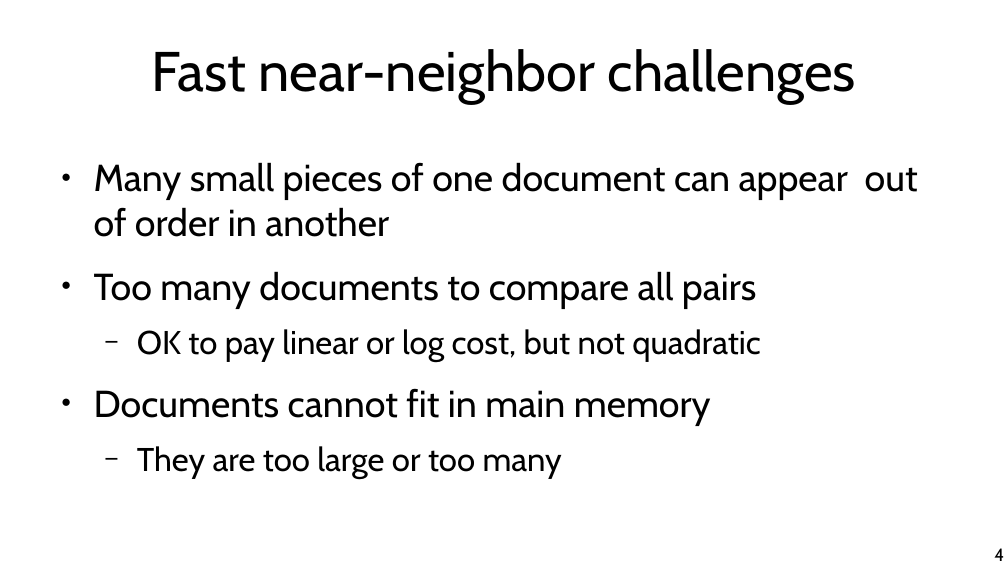
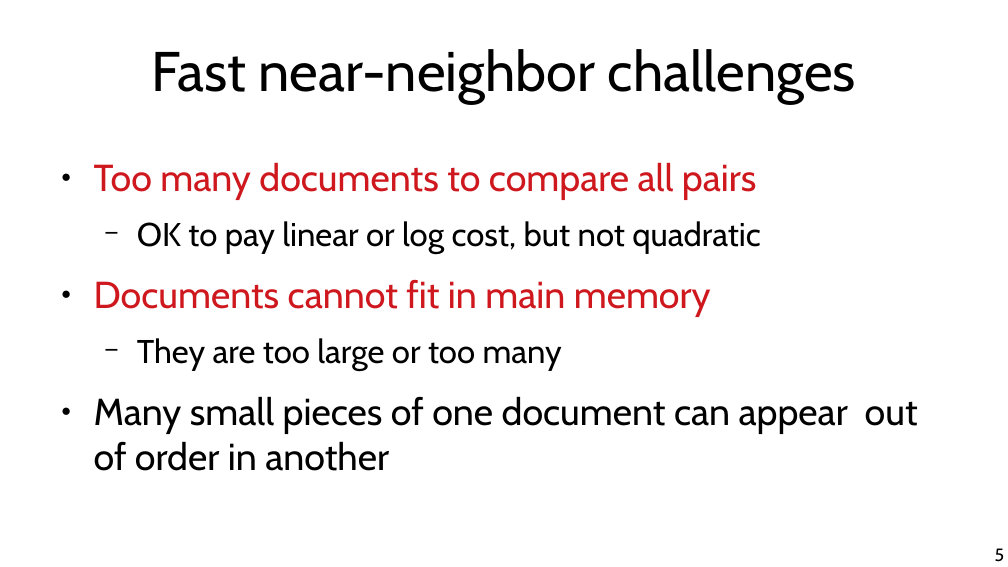
Before and after one commit to marco-calautti/data-mining-course, a slide deck: slide 5 of theory/tt04_fast_near_neighbor.odp (slide 4 before the commit). Drawn at 1008x567 pixels with LibreOffice and Linux fonts; fonts in the diff are those of the drawing. Boxes give left, top, right and bottom in pixels: in the first picture for what was removed or moved away, otherwise in the second. Text is boxed around its words. In the diff, an @@ line names an element or a change of style, - is before the commit and + after.

Commit message:
Near-duplicate detection

```diff
--- a/theory/tt04_fast_near_neighbor.odp
+++ b/theory/tt04_fast_near_neighbor.odp
@@ text at bbox=[94, 162, 918, 237]: paragraph removed @@
-● Many small pieces of one document can appear out of order in another
@@ text at bbox=[94, 162, 757, 200]: text colour #000000 to #CE181E in "Too many documents to compare all pairs", "Documents cannot fit in main memory" @@
@@ text at bbox=[94, 396, 918, 471]: paragraph added @@
+● Many small pieces of one document can appear out of order in another
@@ page number at bbox=[995, 548, 1005, 562]: text changed @@
-4
+5
```
Also in this commit, not shown: 26 other slides changed, 6 slides added, 1 other file.
